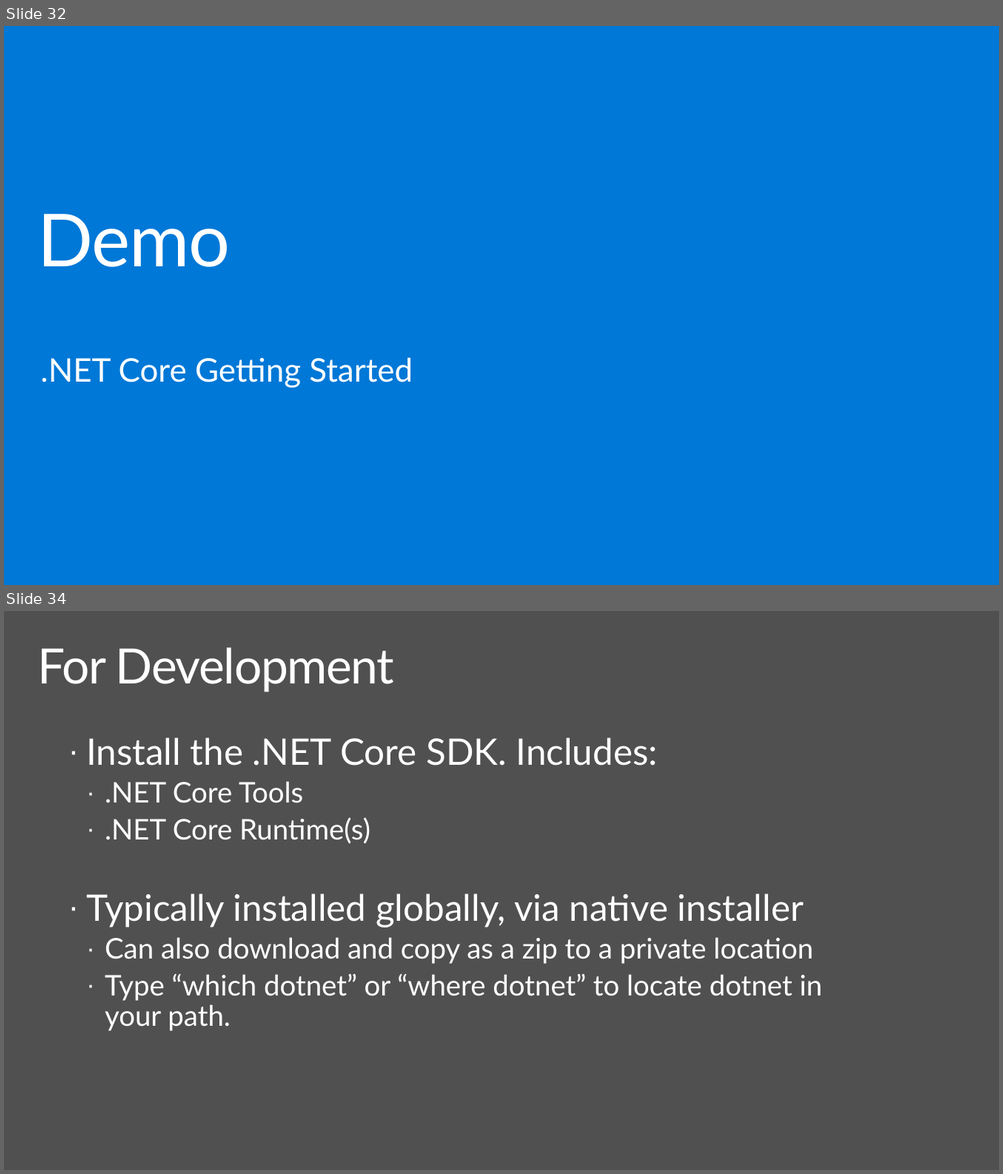
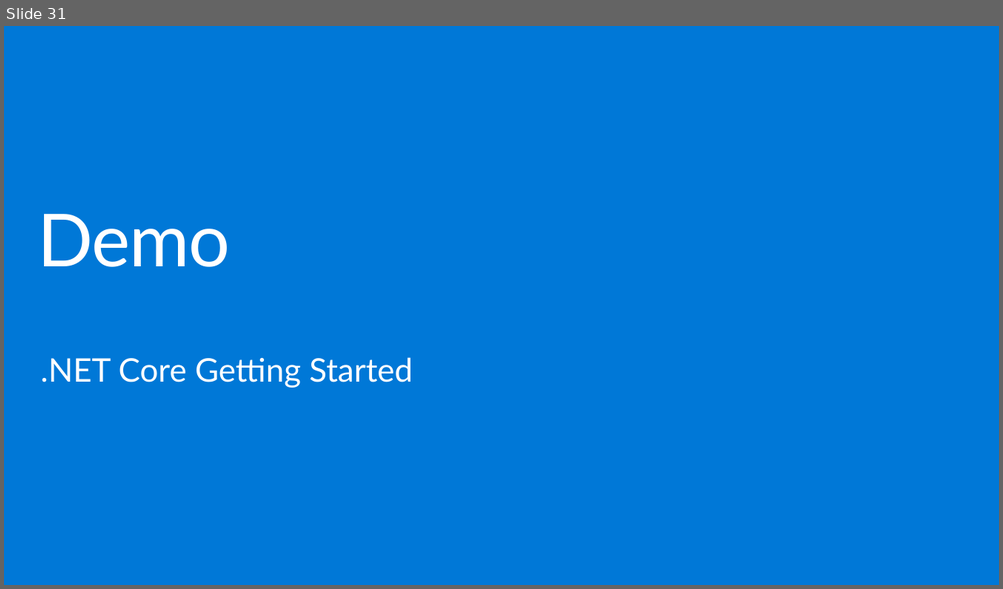
Before and after one commit to spboyer/angular-aspnetcore-workshop, a slide deck: docs/1-Overview-Setup-and-Getting-Started/netcore-workshop-overview-tools.pptx. Shown one above the other, each under a label of ours: slides 32 and 34 before the commit, slide 31 after it; the slides between them are not shown. The pictures are 1003x1174 and 1003x589 pixels, drawn with LibreOffice and Linux fonts; fonts in the diff are those of the drawing; background and template pictures are left out. Boxes give left, top, right and bottom in pixels: in the first picture for what was removed or moved away, otherwise in the second. Text is boxed around its words. In the diff, an @@ line names an element or a change of style, - is before the commit and + after.

Commit message:
.NET Core deck updates

```diff
--- a/docs/1-Overview-Setup-and-Getting-Started/netcore-workshop-overview-tools.pptx
+++ b/docs/1-Overview-Setup-and-Getting-Started/netcore-workshop-overview-tools.pptx
@@ slide 34 removed at (x1=4, y1=611, x2=999, y2=1170), background #505050 @@
@@ title removed at (x1=37, y1=647, x2=394, y2=692) @@
-For Development
@@ text removed at (x1=86, y1=738, x2=822, y2=1031) @@
-· Install the .NET Core SDK. Includes:
-  · .NET Core Tools
-  · .NET Core Runtime(s)
-· Typically installed globally, via native installer
-  · Can also download and copy as a zip to a private location
-  · Type “which dotnet” or “where dotnet” to locate dotnet in your path.
@@ what was slide 32 is now slide 31 @@
```
Also in this commit, not shown: 9 slides changed, 3 slides added, 10 other slides removed.
